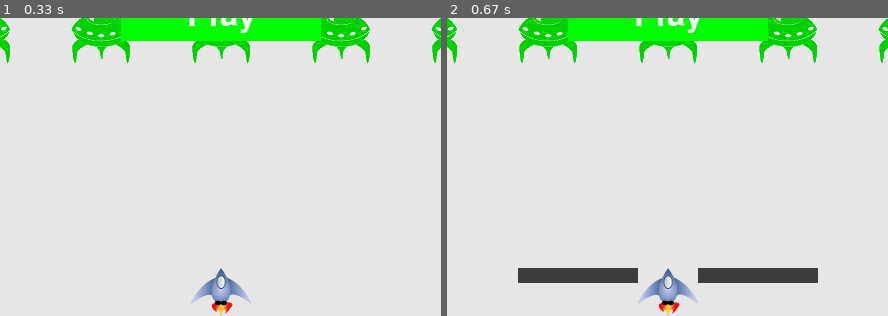
Above: before the commit, frames 1-2 (left to right).
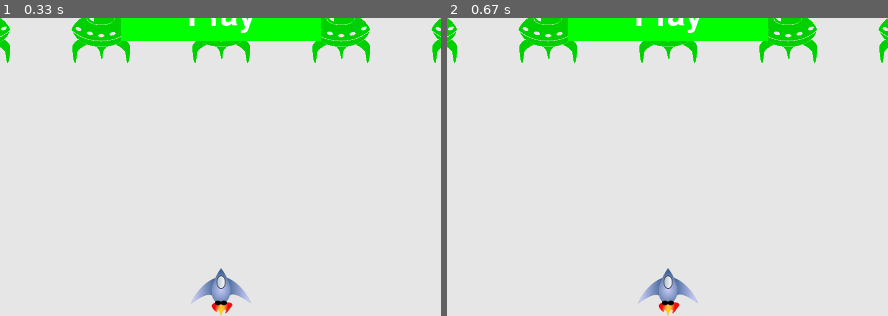
Above: after the commit, the same moments.

Repository: chenboshuo/learn_python
Game: pygame game, started from pygame/alien_invasion/alien_invason.py
Two runs of this game, one before a commit and one after it. Both use one fixed random seed, a clock stepped at 60 frames per second and the inputs below.
Inputs:
- Up to frame 1 (0.33 s): no input
- Up to frame 2 (0.67 s): hold Space from 0.33 s (still down); hold Right from 0.33 s (still down)
The pictures show only the part of the screen within x 26-76%, y 50-100%; the shares and areas given below are measured in that part.

Frame 1 is identical in both runs. In frame 2, 2.7% of the frame differs, in the area x 16-85%, y 83-89%.

Commit message:
规范代码

Diff:
--- a/pygame/alien_invasion/alien.py
+++ b/pygame/alien_invasion/alien.py
@@ -1,9 +1,11 @@
 import pygame
 from pygame.sprite import Sprite
+
+
 class Alien(Sprite):
-    '''表示单个外星人的类'''
+    """表示单个外星人的类"""
     def __init__(self, ai_settings, screen):
-        '''初始化每个外星人并设置其起始位置'''
+        """初始化每个外星人并设置其起始位置"""
         # super(Alien, self).__init__() 课本写法(好像是py2.7风格)
         super().__init__()
         self.screen = screen
@@ -21,11 +23,11 @@
         self.x = float(self.rect.x)
 
     def blitme(self):
-        '''在指定位置绘制外星人'''
+        """在指定位置绘制外星人"""
         self.screen.blit(self.image, self.rect)
 
     def check_ages(self):
-        '''如果外星人位于屏幕边缘, 返回True'''
+        """如果外星人位于屏幕边缘, 返回True"""
         screen_rect = self.screen.get_rect()
         if self.rect.right >= screen_rect.right:
             return True
@@ -33,7 +35,7 @@
             return True
 
     def update(self):
-        '''向右移动外星人'''
+        """向右移动外星人"""
         self.x += (self.ai_settings.alien_speed_factor *
                    self.ai_settings.fleet_direction) # 这个数可以存储小数值
         self.rect.x = self.x
--- a/pygame/alien_invasion/alien_invason.py
+++ b/pygame/alien_invasion/alien_invason.py
@@ -2,13 +2,13 @@
 import pygame
 from pygame.sprite import Group
 
-from settings import Setting
+import game_functions as gf
+from alien import Alien
+from button import Button
 from game_stats import GameStats
 from scoreboard import Scoreboard
-from button import Button
+from settings import Setting
 from ship import Ship
-from alien import Alien
-import game_functions as gf
 
 
 def run_game():
@@ -50,4 +50,5 @@
 
         gf.update_screen(ai_settings, screen, stats, sb, ship, aliens, bullets, play_button)
 
+
 run_game()
--- a/pygame/alien_invasion/bullet.py
+++ b/pygame/alien_invasion/bullet.py
@@ -1,12 +1,13 @@
 import pygame
 from pygame.sprite import Sprite # 通过精灵, 可以使游戏相关的元素编组
 
+
 class Bullet(Sprite):
-    '''一个对飞船子弹进行管理的类'''
+    """一个对飞船子弹进行管理的类"""
 
     def __init__(self, ai_settings, screen, ship):
-        '''在飞船所处位置创建一个子弹对象'''
-        super().__init__() # python2 语法 super(Bullet, self).__init__()
+        """在飞船所处位置创建一个子弹对象"""
+        super().__init__()  # python2 语法 super(Bullet, self).__init__()
         self.screen = screen
 
         # 在(0, 0) 处创建一个表示子弹的矩形, 再设置正确位置
@@ -22,12 +23,12 @@
         self.speed_factor = ai_settings.bullet_speed_factor
 
     def update(self):
-        '''向上移动子弹'''
+        """向上移动子弹"""
         # 更新表示子弹位置的小数值
         self.y -= self.speed_factor
         # 更新表示子弹的rect的位置(int = flost)
         self.rect.y = self.y
 
     def draw_bullet(self):
-        '''在屏幕上绘制子弹'''
+        """在屏幕上绘制子弹"""
         pygame.draw.rect(self.screen, self.color, self.rect)
--- a/pygame/alien_invasion/button.py
+++ b/pygame/alien_invasion/button.py
@@ -1,10 +1,11 @@
 import pygame.font
 
+
 class Button():
-    '''一个对按钮管理的类'''
+    """一个对按钮管理的类"""
 
     def __init__(self, ai_settings, screen, msg):
-        '''初始化按钮属性'''
+        """初始化按钮属性"""
         self.screen = screen
         self.screen_rect = screen.get_rect()
 
@@ -23,10 +24,11 @@
 
 
     def prep_msg(self,msg):
-        '''将msg渲染为图像, 并使其在按钮上居中'''
+        """将msg渲染为图像, 并使其在按钮上居中"""
         self.msg_image = self.font.render(msg, True, self.text_color, self.button_color)
         self.msg_image_rect = self.msg_image.get_rect()
         self.msg_image_rect.center = self.rect.center
+
     def draw_button(self):
         """绘制一个用颜色填充的按钮,再绘制文本"""
         self.screen.fill(self.button_color, self.rect)
--- a/pygame/alien_invasion/game_functions.py
+++ b/pygame/alien_invasion/game_functions.py
@@ -3,11 +3,12 @@
 
 import pygame
 
+from alien import Alien
 from bullet import Bullet
-from alien import Alien
-
-def check_keydown_events(event,ai_settings, screen,ship, bullets):
-    '''响应按键'''
+
+
+def check_keydown_events(event, ai_settings, screen, ship, bullets):
+    """响应按键"""
     # 读取属性event.key, 检查按下的键是否为右箭头( pygame.K_RIGHT)
     if event.key == pygame.K_RIGHT:
         # 修改移动标志,在ship.update()向右移动飞船
@@ -17,8 +18,9 @@
     elif event.key == pygame.K_SPACE:
         fire_bullet(ai_settings, screen, ship, bullets)
 
+
 def fire_bullet(ai_settings, screen, ship, bullets):
-    '''如果没有达到限制, 就发射一颗子弹'''
+    """如果没有达到限制, 就发射一颗子弹"""
     if len(bullets) < ai_settings.bullets_allowed:
         # 新建一颗子弹, 并将其加入到编组bullets 中
         new_bullet = Bullet(ai_settings, screen, ship)
@@ -36,9 +38,7 @@
 
 
 def check_events(ai_settings, screen, stats, sb, play_button, ship, aliens, bullets):
-    """响应按键和鼠标事件
-    :param sb:
-    """
+    """响应按键和鼠标事件"""
     for event in pygame.event.get():
         if event.type == pygame.QUIT:
             sys.exit()
@@ -53,8 +53,8 @@
 
 def check_play_button(ai_settings, screen, stats, sb, play_button, ship, aliens, bullets, mouse_x, mouse_y):
     """在玩家点击play按钮时开始新游戏"""
-    button_cliked = play_button.rect.collidepoint(mouse_x, mouse_y)
-    if button_cliked and not stats.game_active:  # 点击按钮且游戏处于不活动状态时,游戏重新开始
+    button_clicked = play_button.rect.collidepoint(mouse_x, mouse_y)
+    if button_clicked and not stats.game_active:  # 点击按钮且游戏处于不活动状态时,游戏重新开始
         # 重置游戏设置
         ai_settings.initialize_dynamic_settings()
         # 隐藏光标
@@ -129,7 +129,7 @@
         for aliens in collisions.values(): # aliens 是列表
             stats.score += ai_settings.alien_points * len(aliens)
             sb.prep_score()
-        check_high_scoore(stats, sb)
+        check_high_score(stats, sb)
 
     if len(aliens) == 0:
         # 删除现有子弹,加快游戏节奏,创建一群新的外星人,提高等级
@@ -141,20 +141,23 @@
         stats.level += 1
         sb.prep_level()
 
+
 def get_number_aliens_x(ai_settings, alien_width):
-    '''计算每一行可以容纳多少外星人'''
+    """计算每一行可以容纳多少外星人"""
     available_space_x = ai_settings.screen_width - 2 * alien_width
     number_aliens_x = int(available_space_x / (2 * alien_width))
     return number_aliens_x
 
+
 def get_number_rows(ai_settings, ship_height, alien_height):
-    '''计算屏幕可以容纳多少行外星人'''
+    """计算屏幕可以容纳多少行外星人"""
     available_space_y = ai_settings.screen_height - (3 * alien_height) - ship_height
     number_rows = int(available_space_y / (2 * alien_height))
     return number_rows
 
+
 def create_alien(ai_settings, screen, aliens, alien_number, row_number):
-    '''创建一个外星人并加入当前行'''
+    """创建一个外星人并加入当前行"""
     alien = Alien(ai_settings, screen)
     alien_width = alien.rect.width
     alien.x = alien_width + 2 * alien_width * alien_number
@@ -162,8 +165,9 @@
     alien.rect.y = alien.rect.height + 2 * alien.rect.height * row_number
     aliens.add(alien)
 
+
 def create_fleet(ai_settings, screen, ship, aliens):
-    '''创建外星人群'''
+    """创建外星人群"""
     # 创建一个外星人, 并计算可以容纳多少外星人
     # 外星人间距为外星人宽度
     alien = Alien(ai_settings, screen)
@@ -217,31 +221,33 @@
 
     # 检测外星人和飞船之间的碰撞
     if pygame.sprite.spritecollideany(ship, aliens):
-        '''
+        """
         方法spritecollideany()接受两个实参:一个精灵和一个编组.
         它检查精灵和编组是否发生碰撞, 找到与精灵发生了碰撞的成员后停止遍历编组.
         在这里, 它遍历编组aliens, 返回它找到的第一个与飞船发生碰撞的外星人.
-        '''
+        """
         ship_hit(ai_settings, screen, stats, sb, ship, aliens, bullets)
 
     # 检查外星人是否到达屏幕底端
     check_aliens_bottom(ai_settings, screen, stats, sb, ship, aliens, bullets)
 
+
 def check_fleet_edges(ai_settings, aliens):
-    '''有外星人到达边缘时采取的相应的措施'''
+    """有外星人到达边缘时采取的相应的措施"""
     for alien in aliens.sprites():
         if alien.check_ages():
             change_fleet_direction(ai_settings, aliens)
             break
 
+
 def change_fleet_direction(ai_settings, aliens):
-    '''将整群外星人下移,并改变他们的方向'''
+    """将整群外星人下移,并改变他们的方向"""
     for alien in aliens.sprites():
         alien.rect.y += ai_settings.fleet_drop_speed
     ai_settings.fleet_direction *= -1
 
 
-def check_high_scoore(stats, sb):
+def check_high_score(stats, sb):
     """检查是否诞生了新的最高得分"""
     if stats.score > stats.high_score:
         stats.high_score = stats.score
--- a/pygame/alien_invasion/game_stats.py
+++ b/pygame/alien_invasion/game_stats.py
@@ -1,8 +1,8 @@
 class GameStats():
-    '''跟踪游戏的统计信息'''
+    """跟踪游戏的统计信息"""
 
     def __init__(self, ai_settings):
-        '''初始化统计信息'''
+        """初始化统计信息"""
         self.ai_settings = ai_settings
         self.reset_stats()
 
@@ -13,7 +13,7 @@
         self.high_score = 0
 
     def reset_stats(self):
-        '''初始化在游戏运行期间可能变化的统计信息'''
+        """初始化在游戏运行期间可能变化的统计信息"""
         self.ships_left = self.ai_settings.ship_limit
         self.score = 0
         self.level = 1
--- a/pygame/alien_invasion/settings.py
+++ b/pygame/alien_invasion/settings.py
@@ -2,14 +2,14 @@
     """存储游戏所有设置的类"""
 
     def __init__(self):
-        '''初始化游戏设置'''
+        """初始化游戏设置"""
         # 屏幕设置
         self.screen_width = 900
         self.screen_height = 600
         self.bg_color = (230, 230, 230)
 
         # 子弹设置
-        self.bullet_width = 300
+        self.bullet_width = 5
         self.bullet_height = 15
         self.bullet_color = 60, 60, 60 # 深灰色子弹
         self.bullets_allowed = 3
@@ -27,7 +27,6 @@
 
         self.initialize_dynamic_settings()
 
-
     def initialize_dynamic_settings(self):
         """初始化随游戏进行而变化的设置"""
         self.ship_speed_factor = 1.5
@@ -38,7 +37,6 @@
         # 计分
         self.alien_points = 50
 
-
     def increase_speed(self):
         """提高速度设置和外星人点数"""
         self.ship_speed_factor  *= self.speedup_scale
--- a/pygame/alien_invasion/ship.py
+++ b/pygame/alien_invasion/ship.py
@@ -27,19 +27,19 @@
         self.moving_left = False
 
     def update(self):
-        '''根据移动标志调整飞船位置'''
+        """根据移动标志调整飞船位置"""
         if self.moving_right and self.rect.right < self.screen_rect.right: # 同时进行边界判断
             self.center += self.ai_settings.ship_speed_factor
         if self.moving_left and self.rect.left > 0:
             self.center -= self.ai_settings.ship_speed_factor
 
         # 根据self.center(小数) 更新rect 对象(整数部分)
-        self.rect.centerx = self.center
+        self.rect.center_x = self.center
 
     def blitme(self):
-        '''在指定位置绘制飞船'''
+        """在指定位置绘制飞船"""
         self.screen.blit(self.image, self.rect)
 
     def center_ship(self):
-        '''让飞船在屏幕上居中'''
+        """让飞船在屏幕上居中"""
         self.center = self.screen_rect.centerx
Not shown, changed: pygame/alien_invasion/README.md
